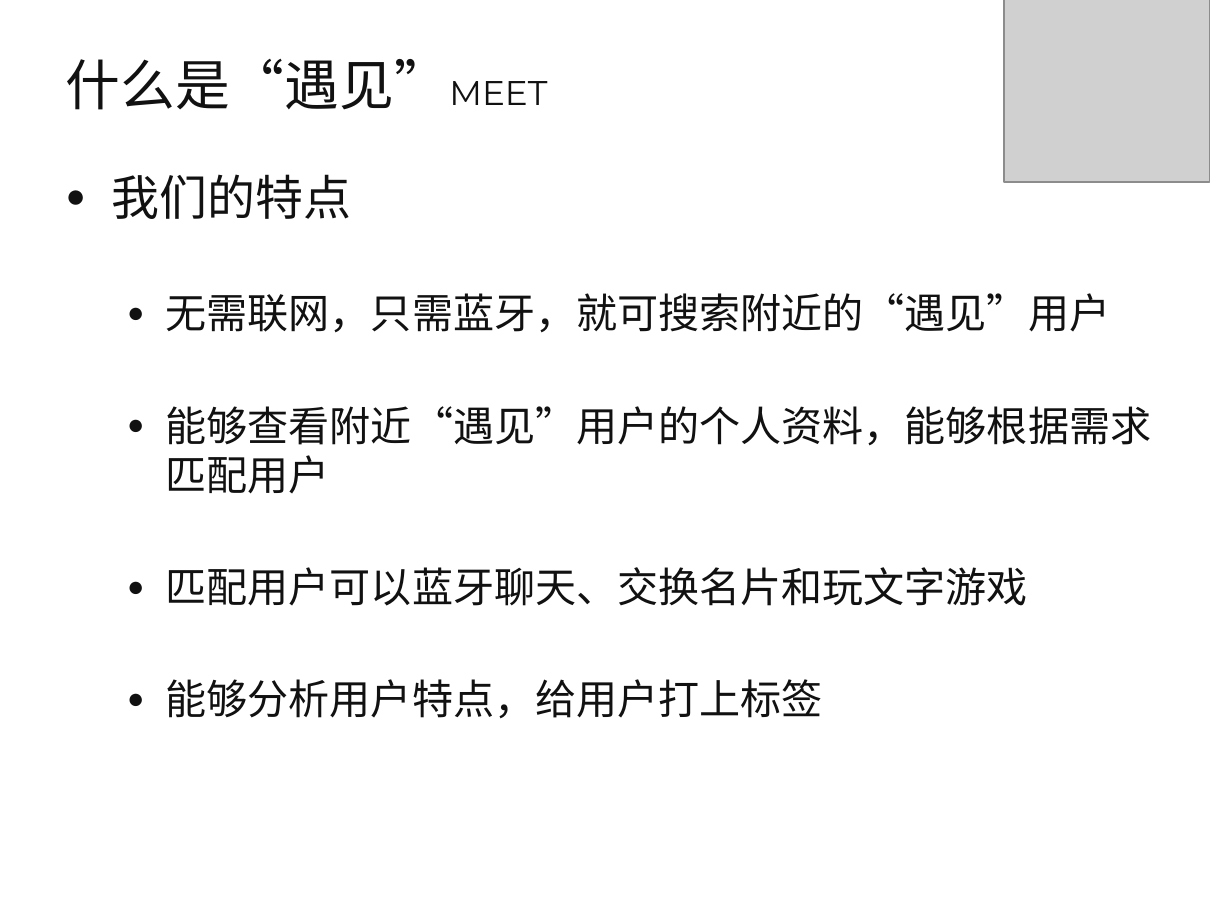
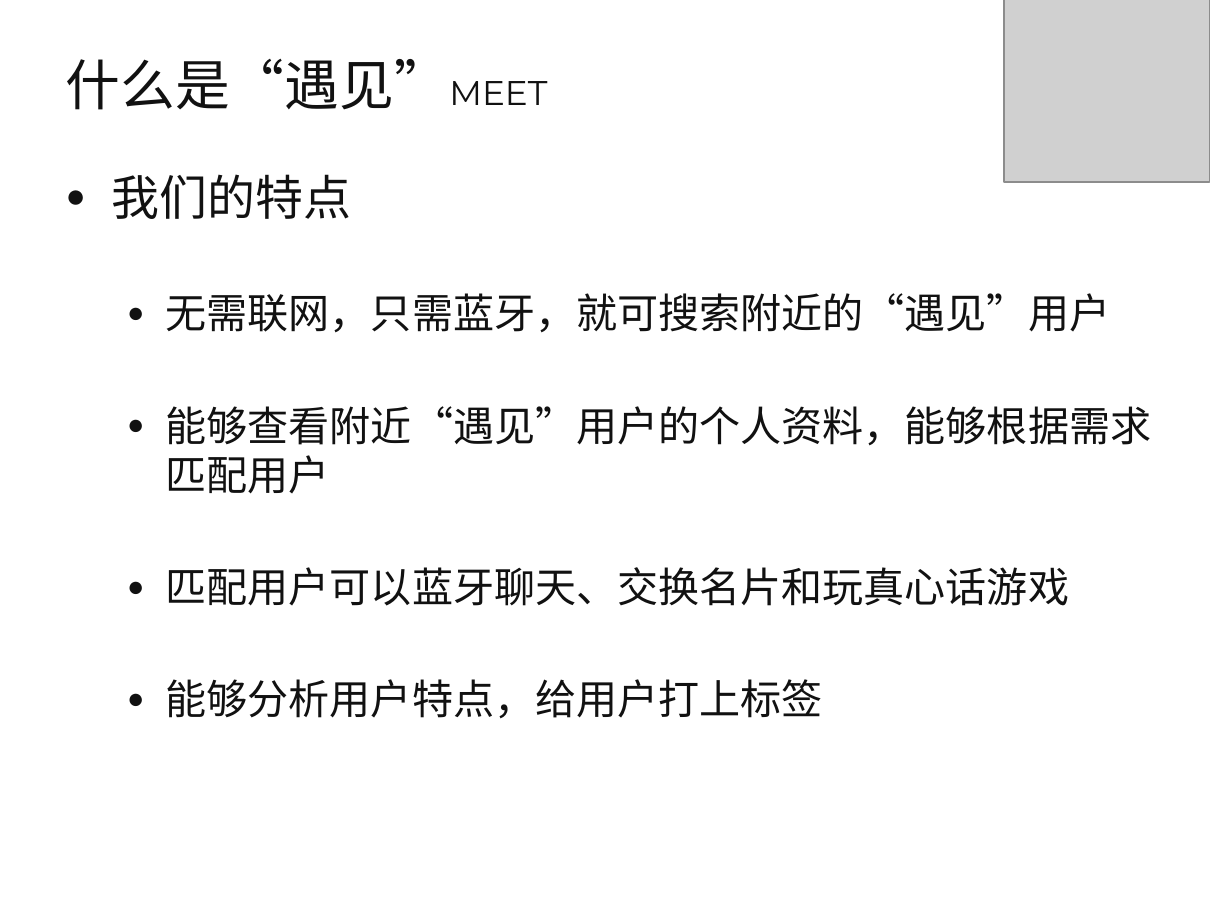
Before and after one commit to qwordy/Meet, a slide deck: slide 4 of doc/高级软件工程中期答辩-第六组.pptx. Drawn at 1232x924 pixels with LibreOffice and Linux fonts; fonts in the diff are those of the drawing; grey boxes stand for pictures; background and template pictures are left out. Boxes give left, top, right and bottom in pixels: in the first picture for what was removed or moved away, otherwise in the second. Text is boxed around its words. In the diff, an @@ line names an element or a change of style, - is before the commit and + after.

```diff
--- a/doc/高级软件工程中期答辩-第六组.pptx
+++ b/doc/高级软件工程中期答辩-第六组.pptx
@@ text at <box>166,567,1070,606</box>: text changed @@
-  ● 匹配用户可以蓝牙聊天、交换名片和玩文字游戏
+  ● 匹配用户可以蓝牙聊天、交换名片和玩真心话游戏
```
Also in this commit, not shown: 6 other slides changed.
